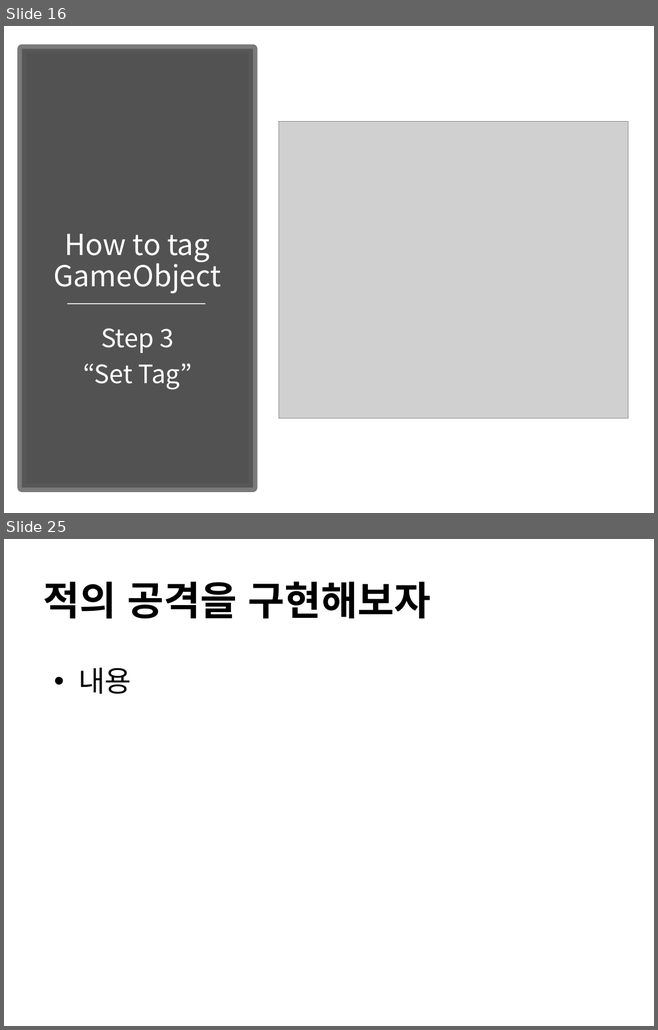
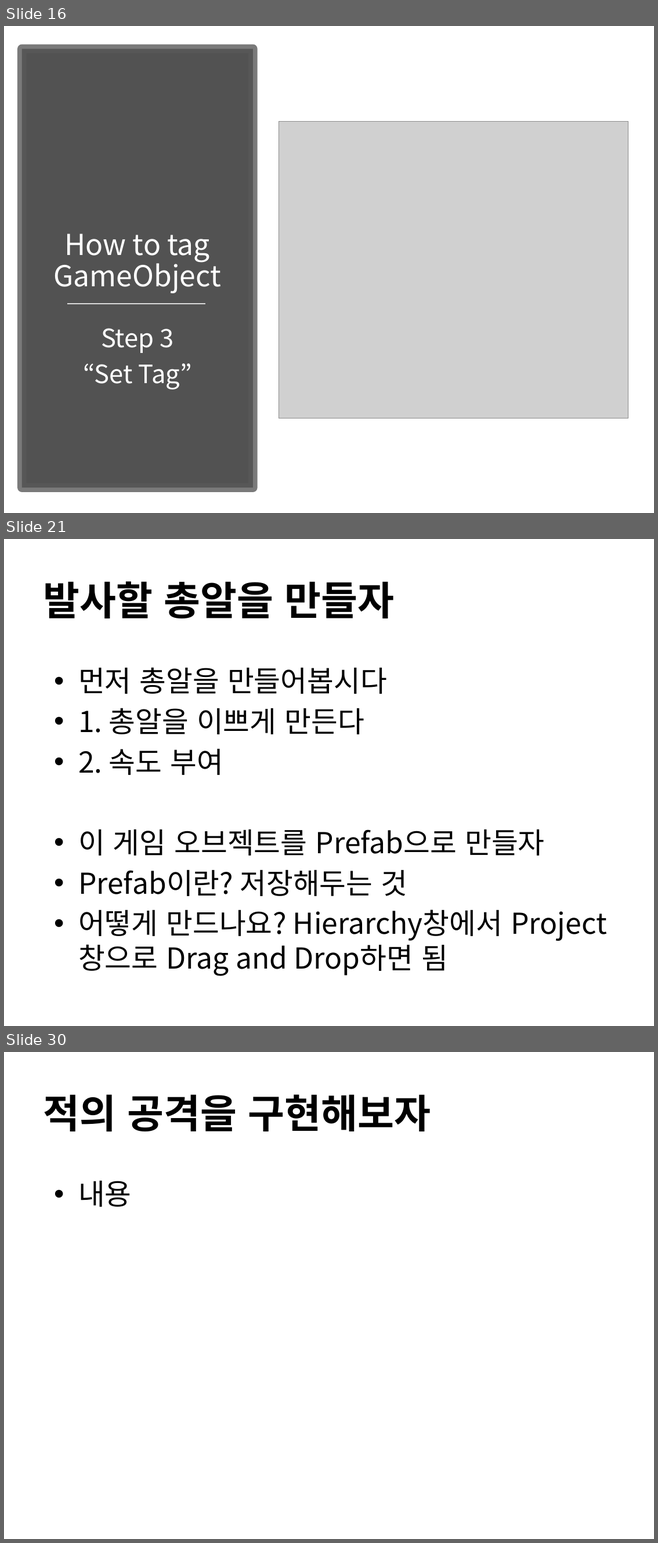
Before and after one commit to IamGroooooot/cien-unity-2019, a slide deck: 2주차.pptx. Shown one above the other, each under a label of ours: slides 16 and 25 before the commit, slides 16, 21 and 30 after it; the slides between them are not shown. The pictures are 658x1030 and 658x1543 pixels, drawn with LibreOffice and Linux fonts; fonts in the diff are those of the drawing; grey boxes stand for pictures. Boxes give left, top, right and bottom in pixels: in the first picture for what was removed or moved away, otherwise in the second. Text is boxed around its words. In the diff, an @@ line names an element or a change of style, - is before the commit and + after.

Commit message:
2주차 때 대충 어떻게 할지 구상하고 대충 피피티 만듦

```diff
--- a/2주차.pptx
+++ b/2주차.pptx
@@ slide 21 added at <box>4,539,654,1026</box>, background #FFFFFF @@
@@ title added at <box>43,581,394,618</box>, 44 pt, text #000000, bold @@
+발사할 총알을 만들자
@@ text added at <box>78,667,544,976</box>, 32 pt, text #000000 @@
+• 먼저 총알을 만들어봅시다
+• 1. 총알을 이쁘게 만든다
+• 2. 속도 부여
+• 이 게임 오브젝트를 Prefab으로 만들자
+• Prefab이란? 저장해두는 것
+• 어떻게 만드나요? Hierarchy창에서 Project창으로 Drag and Drop하면 됨
@@ what was slide 25 is now slide 30 @@
```
Also in this commit, not shown: 9 slides changed, 4 other slides added.
